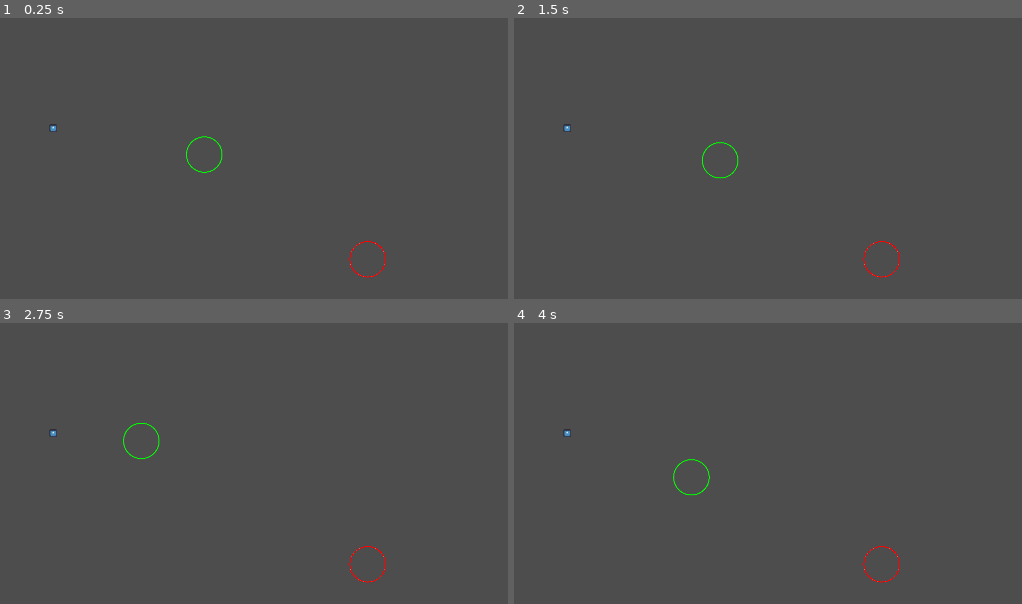
Above: before the commit, frames 1-4 (two rows, left to right).
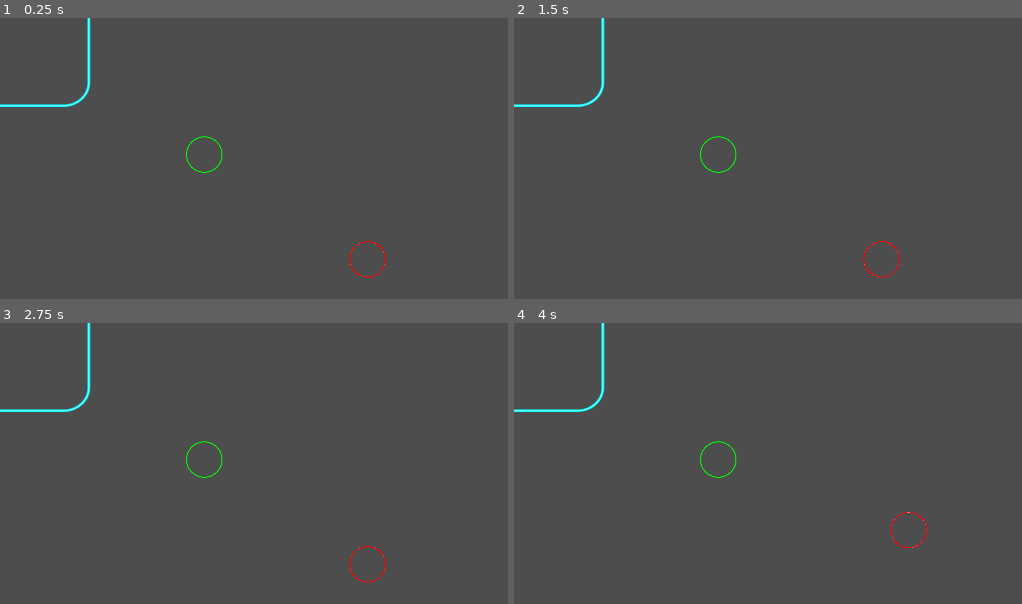
Above: after the commit, the same moments.

Repository: A550817/BC_gam_jam
Game: Godot game, scene res://scenes/playground.tscn
The game is run twice, just before and just after one commit, with the same random seed, the same clock (stepped at 60 frames per second) and the same inputs. The engine's default icon, where the game draws it, is replaced by a stand-in: a white triangle on a blue panel in a dark square.
Inputs (mouse positions are in pixels of both pictures, inside the frame that each line leads up to):
- Up to frame 1 (0.25 s): no input
- Up to frame 2 (1.5 s): tap Enter (ui_accept) at 0.5, 0.77, 1.25 s; move the mouse to (outside the picture) at 0.52 s; press the mouse at (outside the picture) at 0.53 s; hold Right (ui_right) 0.53-1.25 s; release the mouse at (outside the picture) at 1.25 s; drag from (752, 265) to (outside the picture) at 1.27 s
- Up to frame 3 (2.75 s): move the mouse to (477, 449) at 2.02 s; press the mouse at (477, 449) at 2.03 s; hold Left (ui_left) from 2.03 s (still down)
- Up to frame 4 (4 s): release Left (ui_left) at 2.75 s; release the mouse at (991, 449) at 2.75 s; drag from (outside the picture) to (671, 480) at 2.77 s; move the mouse to (outside the picture) at 3.52 s; press the mouse at (outside the picture) at 3.53 s; hold Right (ui_right) from 3.53 s (still down); tap Enter (ui_accept) at 3.77 s

The runs differ from the first frame. In frame 1, 0.4% of the frame differs, in the area x 0-18%, y 0-41%; in frame 2, 0.7%; in frame 3, 0.7%; in frame 4, 0.8%, in the area x 0-82%, y 0-93%.

Commit message:
Added objects (changes needed will do later)

Diff:
--- /dev/null
+++ b/new-game-project/art/BSSCTG-PLATFORM_CYAN.svg
@@ -0,0 +1,140 @@
+<?xml version="1.0" encoding="UTF-8" standalone="no"?>
+<!-- Created with Inkscape (http://www.inkscape.org/) -->
+
+<svg
+   width="512"
+   height="512"
+   viewBox="0 0 512 512"
+   version="1.1"
+   id="svg1"
+   inkscape:version="1.4.3 (0d15f75, 2025-12-25)"
+   sodipodi:docname="BSSCTG-PLATFORM_CYAN.svg"
+   xmlns:inkscape="http://www.inkscape.org/namespaces/inkscape"
+   xmlns:sodipodi="http://sodipodi.sourceforge.net/DTD/sodipodi-0.dtd"
+   xmlns="http://www.w3.org/2000/svg"
+   xmlns:svg="http://www.w3.org/2000/svg">
+  <sodipodi:namedview
+     id="namedview1"
+     pagecolor="#505050"
+     bordercolor="#eeeeee"
+     borderopacity="1"
+     inkscape:showpageshadow="0"
+     inkscape:pageopacity="0"
+     inkscape:pagecheckerboard="0"
+     inkscape:deskcolor="#505050"
+     inkscape:document-units="px"
+     inkscape:zoom="0.87244326"
+     inkscape:cx="100.29306"
+     inkscape:cy="277.38194"
+     inkscape:window-width="1440"
+     inkscape:window-height="890"
+     inkscape:window-x="-6"
+     inkscape:window-y="-6"
+     inkscape:window-maximized="1"
+     inkscape:current-layer="layer1" />
+  <defs
+     id="defs1">
+    <filter
+       inkscape:collect="always"
+       style="color-interpolation-filters:sRGB"
+       id="filter1"
+       x="-0.091300078"
+       y="-0.084012171"
+       width="1.1826002"
+       height="1.1680243">
+      <feGaussianBlur
+         inkscape:collect="always"
+         stdDeviation="13.417367"
+         id="feGaussianBlur1" />
+    </filter>
+    <inkscape:path-effect
+       effect="fillet_chamfer"
+       id="path-effect1"
+       is_visible="true"
+       lpeversion="1"
+       nodesatellites_param="F,0,0,1,0,55,0,1 @ F,0,0,1,0,55,0,1 @ F,0,0,1,0,55,0,1 @ F,0,0,1,0,55,0,1"
+       radius="55"
+       unit="px"
+       method="auto"
+       mode="F"
+       chamfer_steps="1"
+       flexible="false"
+       use_knot_distance="true"
+       apply_no_radius="true"
+       apply_with_radius="true"
+       only_selected="false"
+       hide_knots="false" />
+    <inkscape:path-effect
+       effect="fillet_chamfer"
+       id="path-effect1-2"
+       is_visible="true"
+       lpeversion="1"
+       nodesatellites_param="F,0,0,1,0,55,0,1 @ F,0,0,1,0,55,0,1 @ F,0,0,1,0,55,0,1 @ F,0,0,1,0,55,0,1"
+       radius="55"
+       unit="px"
+       method="auto"
+       mode="F"
+       chamfer_steps="1"
+       flexible="false"
+       use_knot_distance="true"
+       apply_no_radius="true"
+       apply_with_radius="true"
+       only_selected="false"
+       hide_knots="false" />
+    <inkscape:path-effect
+       effect="fillet_chamfer"
+       id="path-effect1-4"
+       is_visible="true"
+       lpeversion="1"
+       nodesatellites_param="F,0,0,1,0,55,0,1 @ F,0,0,1,0,55,0,1 @ F,0,0,1,0,55,0,1 @ F,0,0,1,0,55,0,1"
+       radius="55"
+       unit="px"
+       method="auto"
+       mode="F"
+       chamfer_steps="1"
+       flexible="false"
+       use_knot_distance="true"
+       apply_no_radius="true"
+       apply_with_radius="true"
+       only_selected="false"
+       hide_knots="false" />
+  </defs>
+  <g
+     inkscape:label="Layer 1"
+     inkscape:groupmode="layer"
+     id="layer1">
+    <path
+       style="mix-blend-mode:normal;fill:#999999;fill-opacity:0;stroke:#05fdff;stroke-width:5.66587;stroke-linecap:round;stroke-linejoin:miter;stroke-miterlimit:100;stroke-dasharray:none;stroke-opacity:1;filter:url(#filter1)"
+       id="rect1"
+       width="383.73041"
+       height="417.01834"
+       x="96.233864"
+       y="30.450581"
+       inkscape:path-effect="#path-effect1"
+       sodipodi:type="rect"
+       d="m 151.23386,30.450581 h 273.73041 a 55,55 45 0 1 55,55 V 392.46892 a 55,55 135 0 1 -55,55 H 151.23386 a 55,55 45 0 1 -54.999996,-55 V 85.450581 a 55,55 135 0 1 54.999996,-55 z"
+       transform="matrix(1.1130091,0,0,1.0125454,-64.656881,14.042413)" />
+    <path
+       style="fill:#999999;fill-opacity:0;stroke:#05fdff;stroke-width:5.66587;stroke-linecap:round;stroke-linejoin:miter;stroke-miterlimit:100;stroke-dasharray:none;stroke-opacity:1"
+       id="rect1-1"
+       width="383.73041"
+       height="417.01834"
+       x="96.233864"
+       y="30.450581"
+       inkscape:path-effect="#path-effect1-2"
+       sodipodi:type="rect"
+       d="m 151.23386,30.450581 h 273.73041 a 55,55 45 0 1 55,55 V 392.46892 a 55,55 135 0 1 -55,55 H 151.23386 a 55,55 45 0 1 -54.999996,-55 V 85.450581 a 55,55 135 0 1 54.999996,-55 z"
+       transform="matrix(1.1130091,0,0,1.0125454,-64.656884,14.042403)" />
+    <path
+       style="fill:#00ddff;fill-opacity:0;stroke:#ffffff;stroke-width:0.99313;stroke-linecap:round;stroke-linejoin:miter;stroke-miterlimit:100;stroke-dasharray:none;stroke-opacity:1"
+       id="rect1-2"
+       width="383.73041"
+       height="417.01834"
+       x="96.233864"
+       y="30.450581"
+       sodipodi:type="rect"
+       transform="matrix(1.1130091,0,0,1.0125454,-64.656884,14.042403)"
+       d="m 151.23386,30.450581 h 273.73041 a 55,55 45 0 1 55,55 V 392.46892 a 55,55 135 0 1 -55,55 H 151.23386 a 55,55 45 0 1 -54.999996,-55 V 85.450581 a 55,55 135 0 1 54.999996,-55 z"
+       inkscape:path-effect="#path-effect1-4" />
+  </g>
+</svg>
--- /dev/null
+++ b/new-game-project/art/BSSCTG-PLATFORM_MAGENTA.svg
@@ -0,0 +1,157 @@
+<?xml version="1.0" encoding="UTF-8" standalone="no"?>
+<!-- Created with Inkscape (http://www.inkscape.org/) -->
+
+<svg
+   width="512"
+   height="512"
+   viewBox="0 0 512 512"
+   version="1.1"
+   id="svg1"
+   inkscape:version="1.4.3 (0d15f75, 2025-12-25)"
+   sodipodi:docname="BSSCTG-PLATFORM_MAGENTA.svg"
+   xmlns:inkscape="http://www.inkscape.org/namespaces/inkscape"
+   xmlns:sodipodi="http://sodipodi.sourceforge.net/DTD/sodipodi-0.dtd"
+   xmlns="http://www.w3.org/2000/svg"
+   xmlns:svg="http://www.w3.org/2000/svg">
+  <sodipodi:namedview
+     id="namedview1"
+     pagecolor="#505050"
+     bordercolor="#eeeeee"
+     borderopacity="1"
+     inkscape:showpageshadow="0"
+     inkscape:pageopacity="0"
+     inkscape:pagecheckerboard="0"
+     inkscape:deskcolor="#505050"
+     inkscape:document-units="px"
+     inkscape:zoom="0.63085938"
+     inkscape:cx="275.02167"
+     inkscape:cy="209.23839"
+     inkscape:window-width="1440"
+     inkscape:window-height="890"
+     inkscape:window-x="-6"
+     inkscape:window-y="-6"
+     inkscape:window-maximized="1"
+     inkscape:current-layer="layer1" />
+  <defs
+     id="defs1">
+    <inkscape:path-effect
+       effect="fillet_chamfer"
+       id="path-effect1"
+       is_visible="true"
+       lpeversion="1"
+       nodesatellites_param="F,0,0,1,0,55,0,1 @ F,0,0,1,0,55,0,1 @ F,0,0,1,0,55,0,1 @ F,0,0,1,0,55,0,1"
+       radius="55"
+       unit="px"
+       method="auto"
+       mode="F"
+       chamfer_steps="1"
+       flexible="false"
+       use_knot_distance="true"
+       apply_no_radius="true"
+       apply_with_radius="true"
+       only_selected="false"
+       hide_knots="false" />
+    <inkscape:path-effect
+       effect="fillet_chamfer"
+       id="path-effect1-4"
+       is_visible="true"
+       lpeversion="1"
+       nodesatellites_param="F,0,0,1,0,55,0,1 @ F,0,0,1,0,55,0,1 @ F,0,0,1,0,55,0,1 @ F,0,0,1,0,55,0,1"
+       radius="55"
+       unit="px"
+       method="auto"
+       mode="F"
+       chamfer_steps="1"
+       flexible="false"
+       use_knot_distance="true"
+       apply_no_radius="true"
+       apply_with_radius="true"
+       only_selected="false"
+       hide_knots="false" />
+    <inkscape:path-effect
+       effect="fillet_chamfer"
+       id="path-effect1-4-5"
+       is_visible="true"
+       lpeversion="1"
+       nodesatellites_param="F,0,0,1,0,55,0,1 @ F,0,0,1,0,55,0,1 @ F,0,0,1,0,55,0,1 @ F,0,0,1,0,55,0,1"
+       radius="55"
+       unit="px"
+       method="auto"
+       mode="F"
+       chamfer_steps="1"
+       flexible="false"
+       use_knot_distance="true"
+       apply_no_radius="true"
+       apply_with_radius="true"
+       only_selected="false"
+       hide_knots="false" />
+    <inkscape:path-effect
+       effect="fillet_chamfer"
+       id="path-effect1-2"
+       is_visible="true"
+       lpeversion="1"
+       nodesatellites_param="F,0,0,1,0,55,0,1 @ F,0,0,1,0,55,0,1 @ F,0,0,1,0,55,0,1 @ F,0,0,1,0,55,0,1"
+       radius="55"
+       unit="px"
+       method="auto"
+       mode="F"
+       chamfer_steps="1"
+       flexible="false"
+       use_knot_distance="true"
+       apply_no_radius="true"
+       apply_with_radius="true"
+       only_selected="false"
+       hide_knots="false" />
+    <filter
+       inkscape:collect="always"
+       style="color-interpolation-filters:sRGB"
+       id="filter1"
+       x="-0.091300078"
+       y="-0.084012171"
+       width="1.1826002"
+       height="1.1680243">
+      <feGaussianBlur
+         inkscape:collect="always"
+         stdDeviation="13.417367"
+         id="feGaussianBlur1" />
+    </filter>
+  </defs>
+  <g
+     inkscape:label="Layer 1"
+     inkscape:groupmode="layer"
+     id="layer1">
+    <path
+       style="fill:#999999;fill-opacity:0;stroke:#f705ff;stroke-width:5.66587;stroke-linecap:round;stroke-linejoin:miter;stroke-miterlimit:100;stroke-dasharray:none;stroke-opacity:1;filter:url(#filter1)"
+       id="rect1"
+       width="383.73041"
+       height="417.01834"
+       x="96.233864"
+       y="30.450581"
+       inkscape:path-effect="#path-effect1"
+       sodipodi:type="rect"
+       d="m 151.23386,30.450581 h 273.73041 a 55,55 45 0 1 55,55 V 392.46892 a 55,55 135 0 1 -55,55 H 151.23386 a 55,55 45 0 1 -54.999996,-55 V 85.450581 a 55,55 135 0 1 54.999996,-55 z"
+       transform="matrix(1.0556895,0,0,0.96039965,-48.143158,26.503148)" />
+    <path
+       style="fill:#999999;fill-opacity:0;stroke:#f705ff;stroke-width:5.66587;stroke-linecap:round;stroke-linejoin:miter;stroke-miterlimit:100;stroke-dasharray:none;stroke-opacity:1"
+       id="rect1-1"
+       width="383.73041"
+       height="417.01834"
+       x="96.233864"
+       y="30.450581"
+       inkscape:path-effect="#path-effect1-2"
+       sodipodi:type="rect"
+       d="m 151.23386,30.450581 h 273.73041 a 55,55 45 0 1 55,55 V 392.46892 a 55,55 135 0 1 -55,55 H 151.23386 a 55,55 45 0 1 -54.999996,-55 V 85.450581 a 55,55 135 0 1 54.999996,-55 z"
+       transform="matrix(1.0556895,0,0,0.96039965,-48.143161,26.503139)" />
+    <path
+       style="fill:#999999;fill-opacity:0;stroke:#ffffff;stroke-width:0.99313;stroke-linecap:round;stroke-linejoin:miter;stroke-miterlimit:100;stroke-dasharray:none;stroke-opacity:1"
+       id="rect1-2"
+       width="383.73041"
+       height="417.01834"
+       x="96.233864"
+       y="30.450581"
+       inkscape:path-effect="#path-effect1-4"
+       sodipodi:type="rect"
+       d="m 151.23386,30.450581 h 273.73041 a 55,55 45 0 1 55,55 V 392.46892 a 55,55 135 0 1 -55,55 H 151.23386 a 55,55 45 0 1 -54.999996,-55 V 85.450581 a 55,55 135 0 1 54.999996,-55 z"
+       transform="matrix(1.0556895,0,0,0.96039965,-48.143161,26.503139)" />
+  </g>
+</svg>
--- /dev/null
+++ b/new-game-project/art/BSSCTG-PLATFORM_YELLOW.svg
@@ -0,0 +1,190 @@
+<?xml version="1.0" encoding="UTF-8" standalone="no"?>
+<!-- Created with Inkscape (http://www.inkscape.org/) -->
+
+<svg
+   width="512"
+   height="512"
+   viewBox="0 0 512 512"
+   version="1.1"
+   id="svg1"
+   xml:space="preserve"
+   inkscape:version="1.4.3 (0d15f75, 2025-12-25)"
+   sodipodi:docname="BSSCTG-PLATFORM_YELLOW.svg"
+   xmlns:inkscape="http://www.inkscape.org/namespaces/inkscape"
+   xmlns:sodipodi="http://sodipodi.sourceforge.net/DTD/sodipodi-0.dtd"
+   xmlns="http://www.w3.org/2000/svg"
+   xmlns:svg="http://www.w3.org/2000/svg"><sodipodi:namedview
+     id="namedview1"
+     pagecolor="#505050"
+     bordercolor="#eeeeee"
+     borderopacity="1"
+     inkscape:showpageshadow="0"
+     inkscape:pageopacity="0"
+     inkscape:pagecheckerboard="0"
+     inkscape:deskcolor="#505050"
+     inkscape:document-units="px"
+     inkscape:zoom="0.75015171"
+     inkscape:cx="211.29059"
+     inkscape:cy="182.62972"
+     inkscape:window-width="1440"
+     inkscape:window-height="890"
+     inkscape:window-x="-6"
+     inkscape:window-y="-6"
+     inkscape:window-maximized="1"
+     inkscape:current-layer="layer1" /><defs
+     id="defs1"><inkscape:path-effect
+       effect="fillet_chamfer"
+       id="path-effect1"
+       is_visible="true"
+       lpeversion="1"
+       nodesatellites_param="F,0,0,1,0,55,0,1 @ F,0,0,1,0,55,0,1 @ F,0,0,1,0,55,0,1 @ F,0,0,1,0,55,0,1"
+       radius="55"
+       unit="px"
+       method="auto"
+       mode="F"
+       chamfer_steps="1"
+       flexible="false"
+       use_knot_distance="true"
+       apply_no_radius="true"
+       apply_with_radius="true"
+       only_selected="false"
+       hide_knots="false" /><inkscape:path-effect
+       effect="fillet_chamfer"
+       id="path-effect1-4"
+       is_visible="true"
+       lpeversion="1"
+       nodesatellites_param="F,0,0,1,0,55,0,1 @ F,0,0,1,0,55,0,1 @ F,0,0,1,0,55,0,1 @ F,0,0,1,0,55,0,1"
+       radius="55"
+       unit="px"
+       method="auto"
+       mode="F"
+       chamfer_steps="1"
+       flexible="false"
+       use_knot_distance="true"
+       apply_no_radius="true"
+       apply_with_radius="true"
+       only_selected="false"
+       hide_knots="false" /><inkscape:path-effect
+       effect="fillet_chamfer"
+       id="path-effect1-4-5"
+       is_visible="true"
+       lpeversion="1"
+       nodesatellites_param="F,0,0,1,0,55,0,1 @ F,0,0,1,0,55,0,1 @ F,0,0,1,0,55,0,1 @ F,0,0,1,0,55,0,1"
+       radius="55"
+       unit="px"
+       method="auto"
+       mode="F"
+       chamfer_steps="1"
+       flexible="false"
+       use_knot_distance="true"
+       apply_no_radius="true"
+       apply_with_radius="true"
+       only_selected="false"
+       hide_knots="false" /><inkscape:path-effect
+       effect="fillet_chamfer"
+       id="path-effect1-2"
+       is_visible="true"
+       lpeversion="1"
+       nodesatellites_param="F,0,0,1,0,55,0,1 @ F,0,0,1,0,55,0,1 @ F,0,0,1,0,55,0,1 @ F,0,0,1,0,55,0,1"
+       radius="55"
+       unit="px"
+       method="auto"
+       mode="F"
+       chamfer_steps="1"
+       flexible="false"
+       use_knot_distance="true"
+       apply_no_radius="true"
+       apply_with_radius="true"
+       only_selected="false"
+       hide_knots="false" /><filter
+       inkscape:collect="always"
+       style="color-interpolation-filters:sRGB"
+       id="filter1"
+       x="-0.095829155"
+       y="-0.088179721"
+       width="1.1916583"
+       height="1.1763594"><feGaussianBlur
+         inkscape:collect="always"
+         stdDeviation="13.417367"
+         id="feGaussianBlur1" /></filter><inkscape:path-effect
+       effect="fillet_chamfer"
+       id="path-effect1-45"
+       is_visible="true"
+       lpeversion="1"
+       nodesatellites_param="F,0,0,1,0,55,0,1 @ F,0,0,1,0,55,0,1 @ F,0,0,1,0,55,0,1 @ F,0,0,1,0,55,0,1"
+       radius="55"
+       unit="px"
+       method="auto"
+       mode="F"
+       chamfer_steps="1"
+       flexible="false"
+       use_knot_distance="true"
+       apply_no_radius="true"
+       apply_with_radius="true"
+       only_selected="false"
+       hide_knots="false" /><inkscape:path-effect
+       effect="fillet_chamfer"
+       id="path-effect1-2-5"
+       is_visible="true"
+       lpeversion="1"
+       nodesatellites_param="F,0,0,1,0,55,0,1 @ F,0,0,1,0,55,0,1 @ F,0,0,1,0,55,0,1 @ F,0,0,1,0,55,0,1"
+       radius="55"
+       unit="px"
+       method="auto"
+       mode="F"
+       chamfer_steps="1"
+       flexible="false"
+       use_knot_distance="true"
+       apply_no_radius="true"
+       apply_with_radius="true"
+       only_selected="false"
+       hide_knots="false" /><inkscape:path-effect
+       effect="fillet_chamfer"
+       id="path-effect1-4-1"
+       is_visible="true"
+       lpeversion="1"
+       nodesatellites_param="F,0,0,1,0,55,0,1 @ F,0,0,1,0,55,0,1 @ F,0,0,1,0,55,0,1 @ F,0,0,1,0,55,0,1"
+       radius="55"
+       unit="px"
+       method="auto"
+       mode="F"
+       chamfer_steps="1"
+       flexible="false"
+       use_knot_distance="true"
+       apply_no_radius="true"
+       apply_with_radius="true"
+       only_selected="false"
+       hide_knots="false" /></defs><g
+     inkscape:label="Layer 1"
+     inkscape:groupmode="layer"
+     id="layer1"><path
+       style="fill:#fff700;fill-opacity:0;stroke:#f3ff26;stroke-width:9.14176;stroke-linecap:round;stroke-linejoin:miter;stroke-miterlimit:100;stroke-dasharray:none;stroke-opacity:1;filter:url(#filter1)"
+       id="rect1"
+       width="383.73041"
+       height="417.01834"
+       x="96.233864"
+       y="30.450581"
+       inkscape:path-effect="#path-effect1-45"
+       sodipodi:type="rect"
+       d="m 151.23386,30.450581 h 273.73041 a 55,55 45 0 1 55,55 V 392.46892 a 55,55 135 0 1 -55,55 H 151.23386 a 55,55 45 0 1 -54.999996,-55 V 85.450581 a 55,55 135 0 1 54.999996,-55 z"
+       transform="matrix(1.0556895,0,0,0.96039965,-48.143152,26.503145)" /><path
+       style="fill:#999999;fill-opacity:0;stroke:#f3ff26;stroke-width:5.66587;stroke-linecap:round;stroke-linejoin:miter;stroke-miterlimit:100;stroke-dasharray:none;stroke-opacity:1"
+       id="rect1-1"
+       width="383.73041"
+       height="417.01834"
+       x="96.233864"
+       y="30.450581"
+       inkscape:path-effect="#path-effect1-2-5"
+       sodipodi:type="rect"
+       d="m 151.23386,30.450581 h 273.73041 a 55,55 45 0 1 55,55 V 392.46892 a 55,55 135 0 1 -55,55 H 151.23386 a 55,55 45 0 1 -54.999996,-55 V 85.450581 a 55,55 135 0 1 54.999996,-55 z"
+       transform="matrix(1.0556895,0,0,0.96039965,-48.143161,26.503139)" /><path
+       style="fill:#999999;fill-opacity:0;stroke:#ffffff;stroke-width:0.99313;stroke-linecap:round;stroke-linejoin:miter;stroke-miterlimit:100;stroke-dasharray:none;stroke-opacity:1"
+       id="rect1-2"
+       width="383.73041"
+       height="417.01834"
+       x="96.233864"
+       y="30.450581"
+       inkscape:path-effect="#path-effect1-4-1"
+       sodipodi:type="rect"
+       d="m 151.23386,30.450581 h 273.73041 a 55,55 45 0 1 55,55 V 392.46892 a 55,55 135 0 1 -55,55 H 151.23386 a 55,55 45 0 1 -54.999996,-55 V 85.450581 a 55,55 135 0 1 54.999996,-55 z"
+       transform="matrix(1.0556895,0,0,0.96039965,-48.143161,26.503139)" /></g></svg>
--- /dev/null
+++ b/new-game-project/scenes/object.tscn
@@ -0,0 +1,16 @@
+[gd_scene format=3 uid="uid://c3byulq3or1sv"]
+
+[ext_resource type="Script" uid="uid://c0csu15dcluis" path="res://scripts/object.gd" id="1_cbfvs"]
+[ext_resource type="Texture2D" uid="uid://vb2vw0n2skc4" path="res://art/BSSCTG-PLATFORM_YELLOW.svg" id="1_pkda2"]
+
+[sub_resource type="RectangleShape2D" id="RectangleShape2D_cbfvs"]
+size = Vector2(404, 396)
+
+[node name="Object" type="Area2D" unique_id=1336581670]
+script = ExtResource("1_cbfvs")
+
+[node name="Sprite2D" type="Sprite2D" parent="." unique_id=1998647700]
+texture = ExtResource("1_pkda2")
+
+[node name="CollisionShape2D" type="CollisionShape2D" parent="." unique_id=420492729]
+shape = SubResource("RectangleShape2D_cbfvs")
--- a/new-game-project/scenes/player.tscn
+++ b/new-game-project/scenes/player.tscn
@@ -37,3 +37,4 @@
 [node name="RayCast2D" type="RayCast2D" parent="." unique_id=76674754]
 unique_name_in_owner = true
 target_position = Vector2(0, 0)
+collide_with_areas = true
--- a/new-game-project/scenes/playground.tscn
+++ b/new-game-project/scenes/playground.tscn
@@ -3,7 +3,8 @@
 [ext_resource type="PackedScene" uid="uid://be8qbmt0fe144" path="res://scenes/player.tscn" id="1_hddm4"]
 [ext_resource type="Texture2D" uid="uid://patb77gxpari" path="res://art/BSSCTG-PLAYER2.svg" id="2_kddj0"]
 [ext_resource type="Texture2D" uid="uid://bhl3yla6dwrcb" path="res://art/BSSCTG-PLAYER1.svg" id="2_q8s1k"]
-[ext_resource type="Texture2D" uid="uid://4q335xxs2p" path="res://icon.svg" id="2_qchbg"]
+[ext_resource type="PackedScene" uid="uid://c3byulq3or1sv" path="res://scenes/object.tscn" id="4_q8s1k"]
+[ext_resource type="Texture2D" uid="uid://u3jp0q2sed78" path="res://art/BSSCTG-PLATFORM_CYAN.svg" id="5_mm0a5"]
 
 [sub_resource type="RectangleShape2D" id="RectangleShape2D_hddm4"]
 size = Vector2(635, 20)
@@ -15,6 +16,7 @@
 
 [node name="Player" parent="." unique_id=1030372719 instance=ExtResource("1_hddm4")]
 position = Vector2(491, 329)
+is_controller = true
 texture = ExtResource("2_q8s1k")
 
 [node name="StaticBody2D3" type="StaticBody2D" parent="." unique_id=441174328]
@@ -35,12 +37,9 @@
 position = Vector2(572, 75)
 shape = SubResource("RectangleShape2D_hddm4")
 
-[node name="Sprite2D" type="Sprite2D" parent="." unique_id=452247746]
-position = Vector2(128, 265)
-scale = Vector2(0.140625, 0.140625)
-texture = ExtResource("2_qchbg")
-
 [node name="Player2" parent="." unique_id=388737432 instance=ExtResource("1_hddm4")]
 position = Vector2(882, 582)
-is_controller = true
 texture = ExtResource("2_kddj0")
+
+[node name="Object" parent="." unique_id=1336581670 instance=ExtResource("4_q8s1k")]
+texture = ExtResource("5_mm0a5")
--- /dev/null
+++ b/new-game-project/scripts/object.gd
@@ -0,0 +1,13 @@
+extends Area2D
+
+
+@export var texture: CompressedTexture2D
+
+# Called when the node enters the scene tree for the first time.
+func _ready() -> void:
+	$Sprite2D.texture = texture
+
+
+# Called every frame. 'delta' is the elapsed time since the previous frame.
+func _process(delta: float) -> void:
+	pass
Not shown, added: new-game-project/art/BSSCTG-PLATFORM_CYAN.svg.import
Not shown, added: new-game-project/art/BSSCTG-PLATFORM_MAGENTA.svg.import
Not shown, added: new-game-project/art/BSSCTG-PLATFORM_YELLOW.svg.import
Not shown, added: new-game-project/scripts/object.gd.uid
